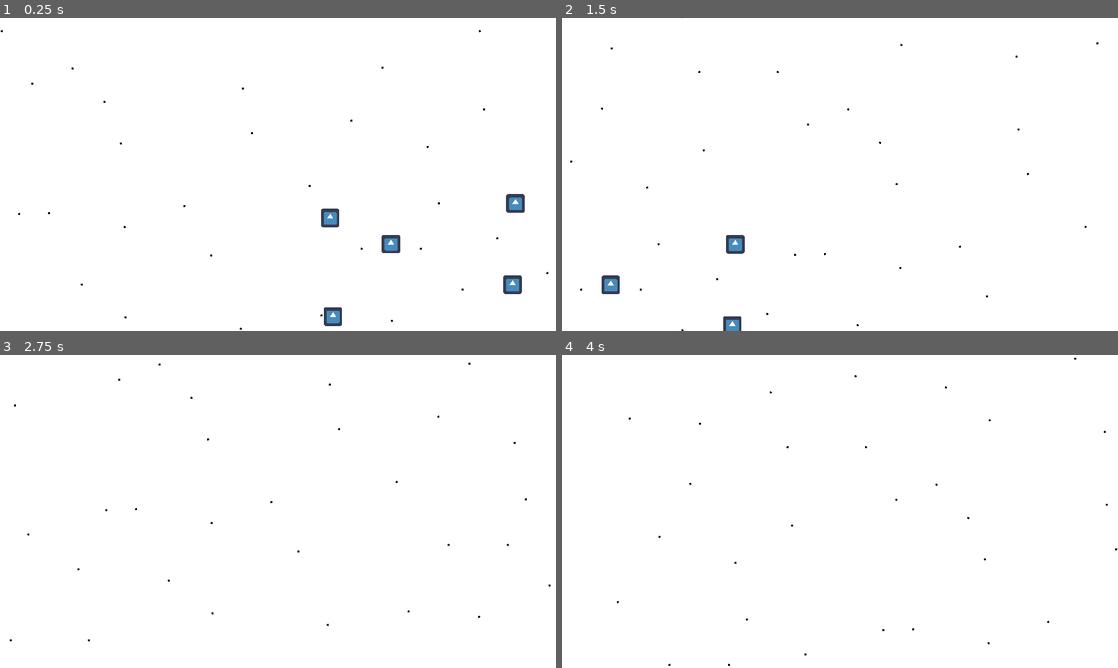
Above: before the commit, frames 1-4 (two rows, left to right).
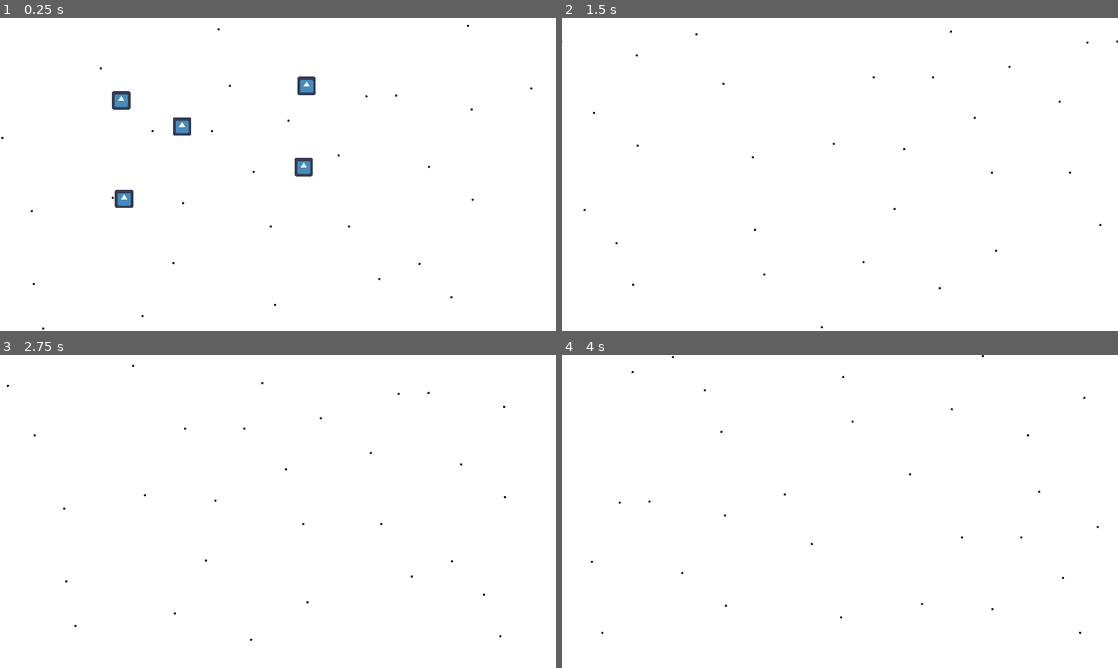
Above: after the commit, the same moments.

Repository: creikey/sketch-fight
Game: Godot game, scene res://World.tscn
The game is run twice, just before and just after one commit, with the same random seed, the same clock (stepped at 60 frames per second) and the same inputs. This scene is started directly instead of the project's main scene. The engine's default icon, where the game draws it, is replaced by a stand-in: a white triangle on a blue panel in a dark square.
Inputs (mouse positions are in pixels of both pictures, inside the frame that each line leads up to):
- Up to frame 1 (0.25 s): no input
- Up to frame 2 (1.5 s): move the mouse to (962, 158) at 0.52 s; hold D (g_right) 0.53-1.28 s; hold Z (g_pan) 0.53-1.28 s; move the mouse to (728, 190) at 1.27 s; hold S (g_down) from 1.28 s (still down); tap Z (g_pan) at 1.35 s
- Up to frame 3 (2.75 s): move the mouse to (333, 442) at 2.02 s; release S (g_down) at 2.03 s; hold D (g_right) from 2.03 s (still down); hold Z (g_pan) from 2.03 s (still down)
- Up to frame 4 (4 s): move the mouse to (812, 574) at 2.77 s; release D (g_right) at 2.78 s; release Z (g_pan) at 2.78 s; hold W (g_up) 2.78-3.53 s; tap Z (g_pan) at 2.85 s; move the mouse to (1006, 558) at 3.52 s; hold A (g_left) from 3.53 s (still down); hold Z (g_pan) from 3.53 s (still down)

The runs differ from the first frame. In frame 1, 2.0% of the frame differs, in the area x 0-99%, y 2-100%; in frame 2, 0.7%; in frame 3, 0.2%; in frame 4, 0.2%.

Commit message:
Define map size

Diff:
--- a/src/World.tscn
+++ b/src/World.tscn
@@ -1,9 +1,8 @@
-[gd_scene load_steps=5 format=2]
+[gd_scene load_steps=4 format=2]
 
 [ext_resource path="res://Block.tscn" type="PackedScene" id=1]
 [ext_resource path="res://CameraTarget.gd" type="Script" id=2]
 [ext_resource path="res://points-1.png" type="Texture" id=3]
-[ext_resource path="res://ZoomableGrid.tscn" type="PackedScene" id=4]
 
 [node name="World" type="Node2D"]
 
@@ -32,6 +31,11 @@
 
 [node name="Camera2D" type="Camera2D" parent="CameraTarget"]
 current = true
+limit_left = 0
+limit_top = 0
+limit_right = 10000
+limit_bottom = 10000
+limit_smoothed = true
 smoothing_enabled = true
 drag_margin_left = 0.1
 drag_margin_top = 0.1
@@ -48,10 +52,3 @@
 texture = ExtResource( 3 )
 region_enabled = true
 region_rect = Rect2( 0, 0, 15360, 8640 )
-
-[node name="GridLayer" type="CanvasLayer" parent="."]
-layer = -1
-
-[node name="ZoomableGrid" parent="GridLayer" instance=ExtResource( 4 )]
-visible = false
-camera_path = NodePath("../../CameraTarget/Camera2D")
